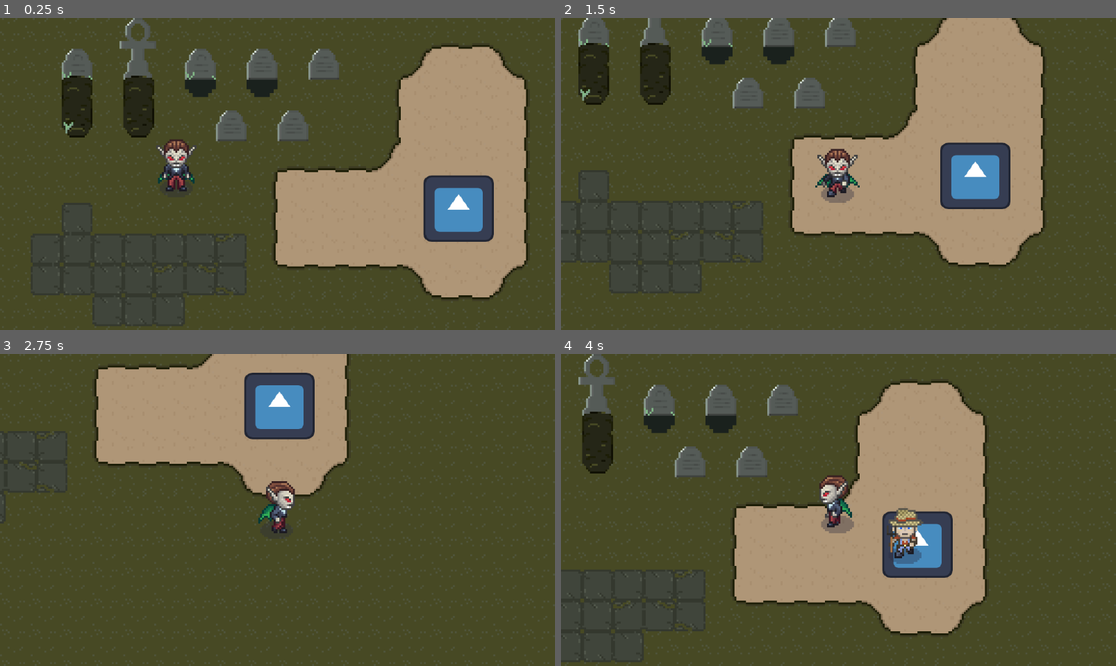
Above: before the commit, frames 1-4 (two rows, left to right).
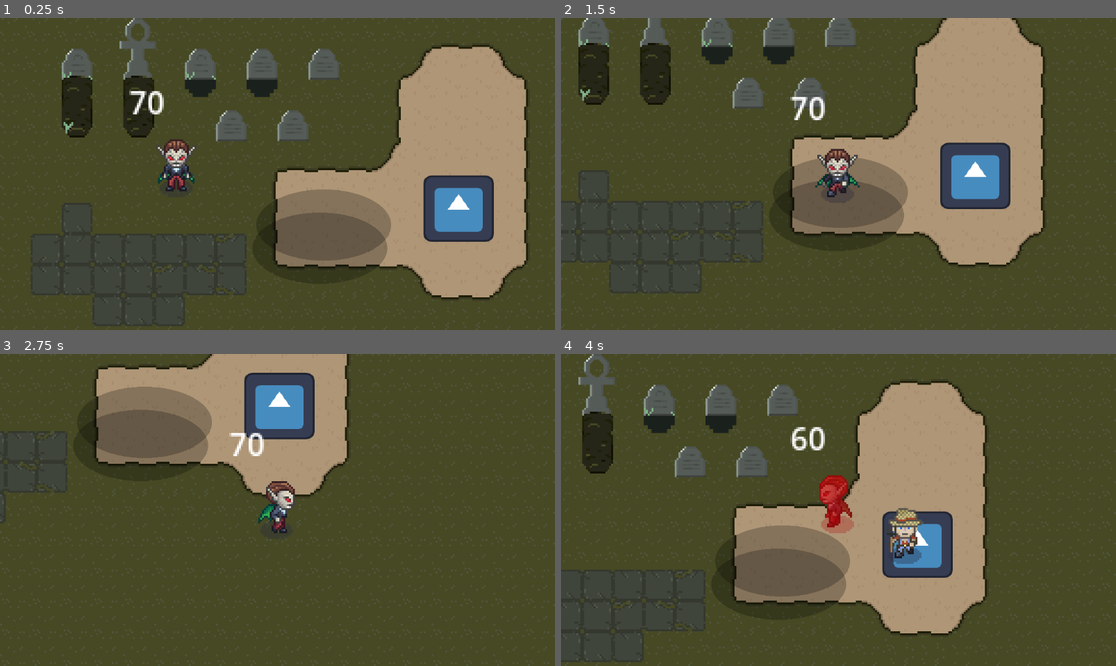
Above: after the commit, the same moments.

Repository: sstrac/shadow_hunters
Game: Godot game, scene res://Scenes/Level1.tscn
Same seed, same stepped clock (60 frames per second), same inputs: the game is played once before the commit and once after it. The engine's default icon, where the game draws it, is replaced by a stand-in: a white triangle on a blue panel in a dark square.
Inputs:
- Up to frame 1 (0.25 s): no input
- Up to frame 2 (1.5 s): hold D (right) 0.53-1.28 s; hold Down (down) from 1.28 s (still down)
- Up to frame 3 (2.75 s): release Down (down) at 2.03 s; hold D (right) from 2.03 s (still down)
- Up to frame 4 (4 s): release D (right) at 2.78 s; hold Up (up) 2.78-3.53 s; hold A (left) from 3.53 s (still down)

The runs differ from the first frame. In frame 1, 5.0% of the frame differs, in the area x 23-71%, y 23-80%; in frame 2, 4.4%; in frame 3, 4.9%; in frame 4, 5.9%, in the area x 28-53%, y 23-80%.

Commit message:
Shadows for preventing sunlight damage. SunlightDamageTimer to ping damage every 2 seconds. Animate damage and healing

Diff:
--- /dev/null
+++ b/Assets/circle.gdshader
@@ -0,0 +1,15 @@
+shader_type canvas_item;
+render_mode unshaded;
+
+//void fragment() {
+	////if (UV.x > 0.5)
+	//ALBEDO.a = 0.0;
+//}
+const float RADIUS = 0.5;
+const vec2 CENTER = vec2(0.5, 0.5);
+
+void fragment() {
+	float distance = sqrt(pow(CENTER.x - UV.x, 2) + pow(CENTER.y - UV.y, 2));
+	if(distance > RADIUS)
+		COLOR.a = 0.0;
+}
--- a/Scenes/Level1.tscn
+++ b/Scenes/Level1.tscn
@@ -1,8 +1,9 @@
-[gd_scene load_steps=4 format=4 uid="uid://umgcdxoyclht"]
+[gd_scene load_steps=5 format=4 uid="uid://umgcdxoyclht"]
 
 [ext_resource type="TileSet" uid="uid://co64dlqtbmbo2" path="res://Assets/main_tilemap.tres" id="1_2llne"]
 [ext_resource type="PackedScene" uid="uid://rgcace126kog" path="res://Scenes/player/Player.tscn" id="2_q12u6"]
 [ext_resource type="PackedScene" uid="uid://beffvkqeoq23" path="res://Scenes/enemy/EnemySpawner.tscn" id="3_joc8x"]
+[ext_resource type="PackedScene" uid="uid://by5jn3gf7gt3k" path="res://Scenes/Shadow.tscn" id="4_jghel"]
 
 [node name="Level1" type="Node2D"]
 
@@ -30,3 +31,9 @@
 position = Vector2(238, 99)
 player_body = NodePath("../PlayerCharacter")
 speed = 10
+
+[node name="Shadow" parent="." instance=ExtResource("4_jghel")]
+position = Vector2(133, 89)
+
+[node name="Shadow2" parent="." instance=ExtResource("4_jghel")]
+position = Vector2(131, 101)
--- /dev/null
+++ b/Scenes/Shadow.tscn
@@ -0,0 +1,24 @@
+[gd_scene load_steps=4 format=3 uid="uid://by5jn3gf7gt3k"]
+
+[ext_resource type="Script" uid="uid://dpl6h0i5p7us1" path="res://Scripts/shadow.gd" id="1_wjdoq"]
+[ext_resource type="Shader" uid="uid://c6n3fp0pl0ynt" path="res://Assets/circle.gdshader" id="2_8pobm"]
+
+[sub_resource type="ShaderMaterial" id="ShaderMaterial_hrfku"]
+shader = ExtResource("2_8pobm")
+
+[node name="Shadow" type="Area2D"]
+script = ExtResource("1_wjdoq")
+
+[node name="ColorRect" type="ColorRect" parent="."]
+modulate = Color(0, 0, 0, 0.23529412)
+material = SubResource("ShaderMaterial_hrfku")
+offset_right = 70.0
+offset_bottom = 37.0
+
+[node name="CollisionPolygon2D" type="CollisionPolygon2D" parent="."]
+position = Vector2(36, 17.000002)
+scale = Vector2(0.92763156, 1.476264)
+polygon = PackedVector2Array(4, -11, 16, -10, 23, -8, 32, -5, 36, -2, 37, 1, 36, 4, 32, 7, 24, 10, 16, 12, 6, 13, -5, 13, -16, 12, -26, 10, -34, 7, -38, 4, -39, 1, -38, -2, -32, -6, -23, -9, -16, -10, -8, -11)
+
+[connection signal="body_entered" from="." to="." method="_on_body_entered"]
+[connection signal="body_exited" from="." to="." method="_on_body_exited"]
--- a/Scenes/player/Player.tscn
+++ b/Scenes/player/Player.tscn
@@ -1,13 +1,14 @@
-[gd_scene load_steps=58 format=3 uid="uid://rgcace126kog"]
+[gd_scene load_steps=63 format=3 uid="uid://rgcace126kog"]
 
 [ext_resource type="Script" uid="uid://b6ifas55npdx1" path="res://Scripts/player/player.gd" id="1_2getf"]
 [ext_resource type="PackedScene" uid="uid://b48yl0nf8wdqo" path="res://Scenes/HealthComponent.tscn" id="1_5gnj7"]
 [ext_resource type="Texture2D" uid="uid://g3pkjr72u7mh" path="res://Assets/img/Vampires1_Idle_full.png" id="3_2getf"]
 [ext_resource type="Texture2D" uid="uid://3qp2o7iks8ri" path="res://Assets/img/Vampires1_Walk_full.png" id="4_mdaju"]
 [ext_resource type="AnimationNodeStateMachine" uid="uid://duaic0oqoadsg" path="res://Assets/player_movement.tres" id="5_r4x55"]
+[ext_resource type="Script" uid="uid://b2t6spukjcg5f" path="res://Scripts/player/sunlight_damage_timer.gd" id="6_r57px"]
 
 [sub_resource type="RectangleShape2D" id="RectangleShape2D_mdaju"]
-size = Vector2(11, 24)
+size = Vector2(11, 12)
 
 [sub_resource type="AtlasTexture" id="AtlasTexture_2getf"]
 atlas = ExtResource("3_2getf")
@@ -562,30 +563,137 @@
 &"walk_up": SubResource("Animation_mdaju")
 }
 
+[sub_resource type="Animation" id="Animation_r57px"]
+resource_name = "flash_red"
+length = 0.2
+tracks/0/type = "value"
+tracks/0/imported = false
+tracks/0/enabled = true
+tracks/0/path = NodePath("AnimatedSprite2D/ColorRect:modulate")
+tracks/0/interp = 1
+tracks/0/loop_wrap = true
+tracks/0/keys = {
+"times": PackedFloat32Array(0, 0.2),
+"transitions": PackedFloat32Array(1, 1),
+"update": 0,
+"values": [Color(1, 1, 1, 0.827451), Color(1, 1, 1, 0)]
+}
+tracks/1/type = "value"
+tracks/1/imported = false
+tracks/1/enabled = true
+tracks/1/path = NodePath("AnimatedSprite2D/ColorRect:color")
+tracks/1/interp = 1
+tracks/1/loop_wrap = true
+tracks/1/keys = {
+"times": PackedFloat32Array(0),
+"transitions": PackedFloat32Array(1),
+"update": 0,
+"values": [Color(0.75338984, 2.382472e-06, 5.7756904e-07, 1)]
+}
+
+[sub_resource type="Animation" id="Animation_hg0hj"]
+length = 0.001
+tracks/0/type = "value"
+tracks/0/imported = false
+tracks/0/enabled = true
+tracks/0/path = NodePath("AnimatedSprite2D/ColorRect:modulate")
+tracks/0/interp = 1
+tracks/0/loop_wrap = true
+tracks/0/keys = {
+"times": PackedFloat32Array(0),
+"transitions": PackedFloat32Array(1),
+"update": 0,
+"values": [Color(1, 1, 1, 0)]
+}
+
+[sub_resource type="Animation" id="Animation_pe0xw"]
+resource_name = "flash_green"
+length = 0.3
+tracks/0/type = "value"
+tracks/0/imported = false
+tracks/0/enabled = true
+tracks/0/path = NodePath("AnimatedSprite2D/ColorRect:modulate")
+tracks/0/interp = 1
+tracks/0/loop_wrap = true
+tracks/0/keys = {
+"times": PackedFloat32Array(0, 0.13333334, 0.26666668),
+"transitions": PackedFloat32Array(1, 1, 1),
+"update": 0,
+"values": [Color(1, 1, 1, 0), Color(1, 1, 1, 0.827451), Color(1, 1, 1, 0)]
+}
+tracks/1/type = "value"
+tracks/1/imported = false
+tracks/1/enabled = true
+tracks/1/path = NodePath("AnimatedSprite2D/ColorRect:color")
+tracks/1/interp = 1
+tracks/1/loop_wrap = true
+tracks/1/keys = {
+"times": PackedFloat32Array(0),
+"transitions": PackedFloat32Array(1),
+"update": 0,
+"values": [Color(0.8117647, 1, 0.98039216, 1)]
+}
+
+[sub_resource type="AnimationLibrary" id="AnimationLibrary_pe0xw"]
+_data = {
+&"RESET": SubResource("Animation_hg0hj"),
+&"flash_green": SubResource("Animation_pe0xw"),
+&"flash_red": SubResource("Animation_r57px")
+}
+
 [node name="Player" type="CharacterBody2D"]
 script = ExtResource("1_2getf")
 metadata/_edit_horizontal_guides_ = [-11.0]
 
-[node name="HealthComponent" parent="." instance=ExtResource("1_5gnj7")]
+[node name="HealthComponent" parent="." node_paths=PackedStringArray("anim") instance=ExtResource("1_5gnj7")]
+current_health = 70
+anim = NodePath("../AnimationPlayer")
 
 [node name="CollisionShape2D" type="CollisionShape2D" parent="."]
-position = Vector2(-0.5, -1)
+position = Vector2(-0.5, 5)
 shape = SubResource("RectangleShape2D_mdaju")
 
 [node name="AnimatedSprite2D" type="AnimatedSprite2D" parent="."]
+clip_children = 2
 sprite_frames = SubResource("SpriteFrames_c8bqh")
 animation = &"idle"
 frame = 3
 
-[node name="AnimationPlayer" type="AnimationPlayer" parent="."]
+[node name="ColorRect" type="ColorRect" parent="AnimatedSprite2D"]
+modulate = Color(1, 1, 1, 0)
+offset_left = -21.0
+offset_top = -21.0
+offset_right = 19.0
+offset_bottom = 19.0
+color = Color(0.8117647, 1, 0.98039216, 1)
+
+[node name="MovementAnimationPlayer" type="AnimationPlayer" parent="."]
 libraries = {
 &"": SubResource("AnimationLibrary_vjvuw")
 }
 
-[node name="AnimationTree" type="AnimationTree" parent="."]
+[node name="MovementAnimationTree" type="AnimationTree" parent="."]
 tree_root = ExtResource("5_r4x55")
-anim_player = NodePath("../AnimationPlayer")
+anim_player = NodePath("../MovementAnimationPlayer")
 parameters/conditions/idle = false
 parameters/conditions/walking = false
 parameters/Idle/blend_position = Vector2(-0.010078371, 0.33632278)
 parameters/Walk/blend_position = Vector2(0.011807442, -0.57847536)
+
+[node name="AnimationPlayer" type="AnimationPlayer" parent="."]
+libraries = {
+&"": SubResource("AnimationLibrary_pe0xw")
+}
+
+[node name="TestHealthLabel" type="Label" parent="."]
+offset_left = -25.0
+offset_top = -46.0
+offset_right = 23.0
+offset_bottom = -23.0
+text = "<null>"
+
+[node name="SunlightDamageTimer" type="Timer" parent="." node_paths=PackedStringArray("health_comp")]
+wait_time = 2.0
+autostart = true
+script = ExtResource("6_r57px")
+health_comp = NodePath("../HealthComponent")
--- a/Scripts/health_component.gd
+++ b/Scripts/health_component.gd
@@ -1,19 +1,36 @@
 extends Node
 
-var maximum_health : int = 100
-var current_health : int = 100
+const DAMAGE_ANIMATION = 'flash_red'
+const HEALING_ANIMATION = 'flash_green'
+
+@export var maximum_health : int = 100
+@export var current_health : int = 100
+@export var anim: AnimationPlayer
+
 signal has_died
+signal health_changed
 
 func _ready():
 	pass
 
 func decrease_health(damage):
-	current_health -= damage
-	if current_health <= 0:
-		has_died.emit()
+	if current_health > 0:
+		current_health -= damage
+		health_changed.emit()
+		anim.play(DAMAGE_ANIMATION)
+
+		if current_health <= 0:
+			has_died.emit()
+
+		if current_health < 0:
+			current_health = 0
+
 
 func increase_health(amount):
 	if current_health + amount > maximum_health:
 		current_health = maximum_health
-	else	:
+	else:
 		current_health += amount
+
+	health_changed.emit()
+	anim.play(HEALING_ANIMATION)
--- a/Scripts/player/player.gd
+++ b/Scripts/player/player.gd
@@ -1,10 +1,22 @@
 extends CharacterBody2D
 
 @export var speed: int = 100
-@onready var anim_tree: AnimationTree = get_node("AnimationTree")
+@onready var movement_anim_tree: AnimationTree = get_node("MovementAnimationTree")
+@onready var health_comp = get_node("HealthComponent")
 
 var walking: bool = false
 var last_direction: Vector2
+
+func _ready():
+	#TEST called once to set label initially
+	update_health_label()
+
+	#TEST connects the health_changed signal to the update label function here
+	health_comp.health_changed.connect(update_health_label)
+
+#TEST
+#updates the label to show health
+func update_health_label(): get_node("TestHealthLabel").text = '%d' % health_comp.current_health
 
 func get_input():
 	var input_direction = Input.get_vector("left", "right", "up", "down")
@@ -18,19 +30,18 @@
 
 func _physics_process(_delta):
 	get_input()
-	handle_animation()
+	movement_animation()
 	move_and_slide()
 
-
-func handle_animation():
+func movement_animation():
 	if velocity == Vector2.ZERO:
 		walking = false
 	else:
 		walking = true
 
-	anim_tree.set("parameters/conditions/idle", !walking)
-	anim_tree.set("parameters/conditions/walking", walking)
+	movement_anim_tree.set("parameters/conditions/idle", !walking)
+	movement_anim_tree.set("parameters/conditions/walking", walking)
 
 	if last_direction:
-		anim_tree.set("parameters/Walk/blend_position", last_direction)
-		anim_tree.set("parameters/Idle/blend_position", last_direction)
+		movement_anim_tree.set("parameters/Walk/blend_position", last_direction)
+		movement_anim_tree.set("parameters/Idle/blend_position", last_direction)
--- /dev/null
+++ b/Scripts/player/sunlight_damage_timer.gd
@@ -0,0 +1,22 @@
+extends Timer
+
+@export var health_comp: Node
+@export var damage = 10
+var num_shadows = 0
+
+func _ready() -> void:
+	timeout.connect(_do_damage)
+
+func _do_damage():
+	health_comp.decrease_health(damage)
+
+func add_shadow():
+	num_shadows += 1
+
+	stop()
+
+func remove_shadow():
+	num_shadows -= 1
+
+	if num_shadows == 0:
+		start()
--- /dev/null
+++ b/Scripts/shadow.gd
@@ -0,0 +1,16 @@
+extends Area2D
+
+var health = 10
+
+func _on_body_entered(body: Node2D) -> void:
+	var timer = body.get_node_or_null('SunlightDamageTimer')
+
+	if timer != null:
+		timer.add_shadow()
+
+
+func _on_body_exited(body: Node2D) -> void:
+	var timer = body.get_node_or_null('SunlightDamageTimer')
+
+	if timer != null:
+		timer.remove_shadow()
Not shown, added: Assets/circle.gdshader.uid
Not shown, added: Scripts/player/sunlight_damage_timer.gd.uid
Not shown, added: Scripts/shadow.gd.uid
